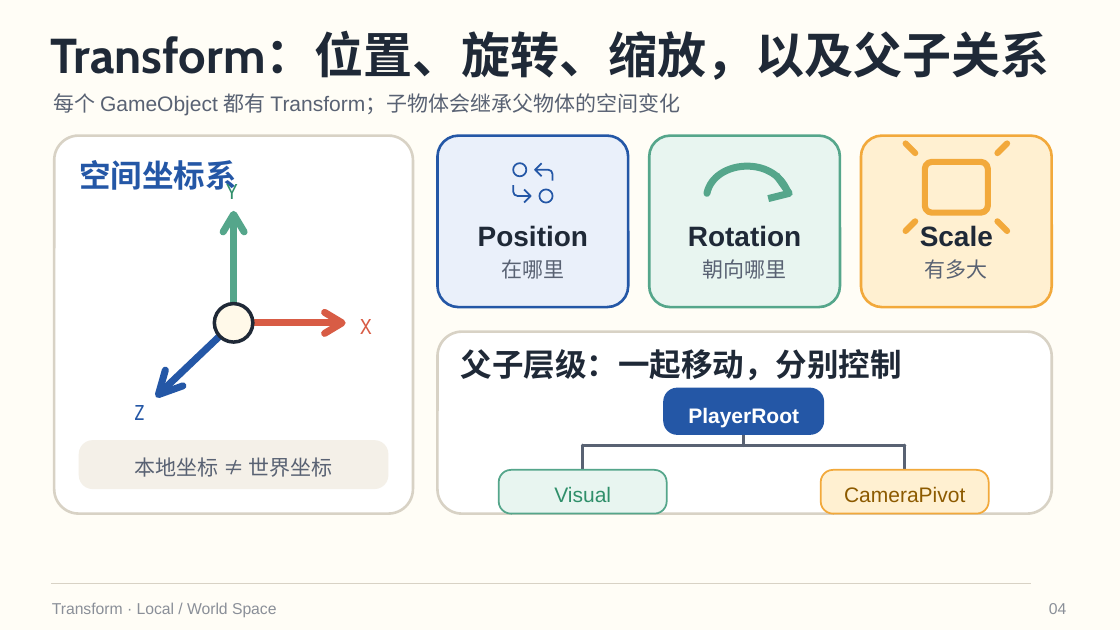
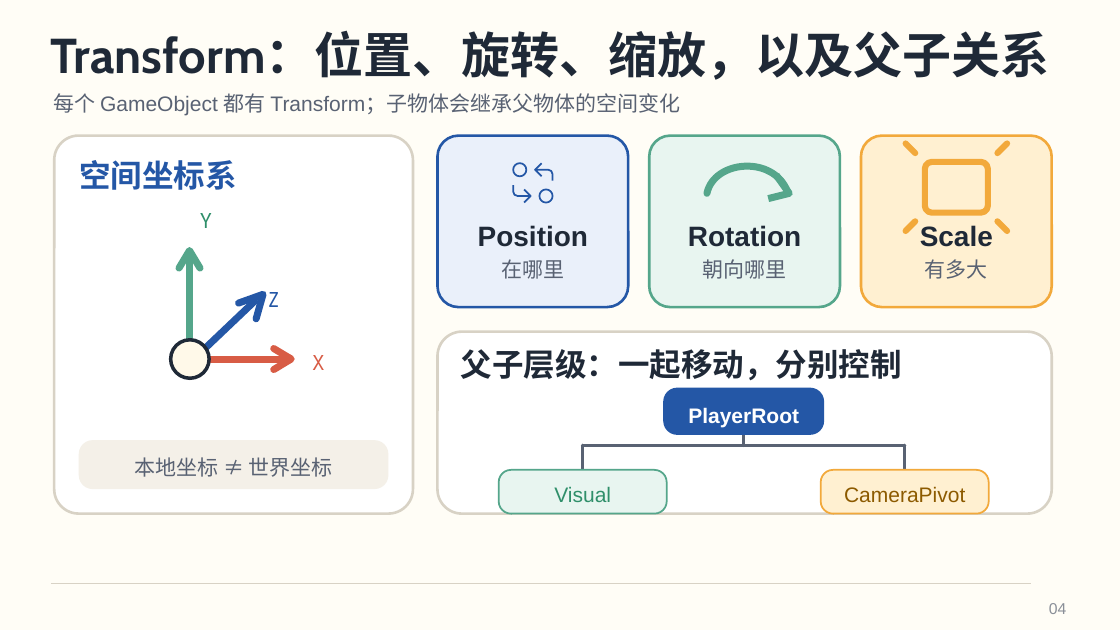
Before and after one commit to hakadao-max/Building, a slide deck: slide 4 of pdf/03_Unity基础_场景组件与打包.pptx. Drawn at 1120x630 pixels with LibreOffice and Linux fonts; fonts in the diff are those of the drawing. Boxes give left, top, right and bottom in pixels: in the first picture for what was removed or moved away, otherwise in the second. Text is boxed around its words. In the diff, an @@ line names an element or a change of style, - is before the commit and + after.

```diff
--- a/pdf/03_Unity基础_场景组件与打包.pptx
+++ b/pdf/03_Unity基础_场景组件与打包.pptx
@@ text "Y" rewrapped from bbox=[226, 179, 239, 199] to bbox=[200, 213, 213, 228] @@
@@ freeform shape at bbox=[239, 294, 263, 318]: rotation 0 to 180 degrees; outline redrawn @@
@@ text "Z": place and size @@
-text "Z" at bbox=[133, 405, 146, 420]
+text "Z" at bbox=[267, 292, 280, 307]
@@ freeform shape: place and size @@
-freeform shape at bbox=[162, 323, 234, 391]
+freeform shape at bbox=[183, 302, 255, 370]
@@ 2 freeform shapes, 1 ellipse: place and size @@
-2 freeform shapes, 1 ellipse at bbox=[214, 214, 253, 342]
+2 freeform shapes, 1 ellipse at bbox=[171, 250, 209, 379]
@@ freeform shape: place and size @@
-freeform shape at bbox=[234, 323, 339, 323]
+freeform shape at bbox=[177, 359, 282, 360]
@@ freeform shape: place and size @@
-freeform shape at bbox=[324, 313, 342, 334]
+freeform shape at bbox=[274, 349, 292, 370]
@@ text "X": place and size @@
-text "X" at bbox=[360, 319, 373, 334]
+text "X" at bbox=[312, 355, 325, 370]
@@ text removed at bbox=[52, 602, 276, 617] @@
-Transform · Local / World Space
```
Also in this commit, not shown: 11 other slides changed, 1 slide removed, 11 other files.
